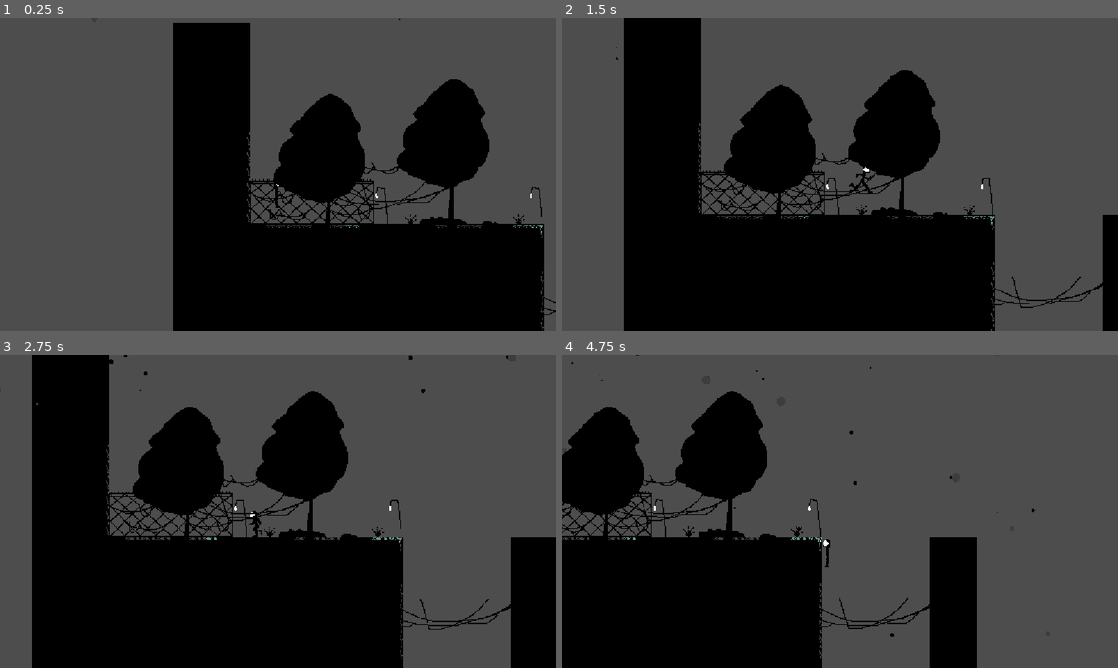
Above: before the commit, frames 1-4 (two rows, left to right).
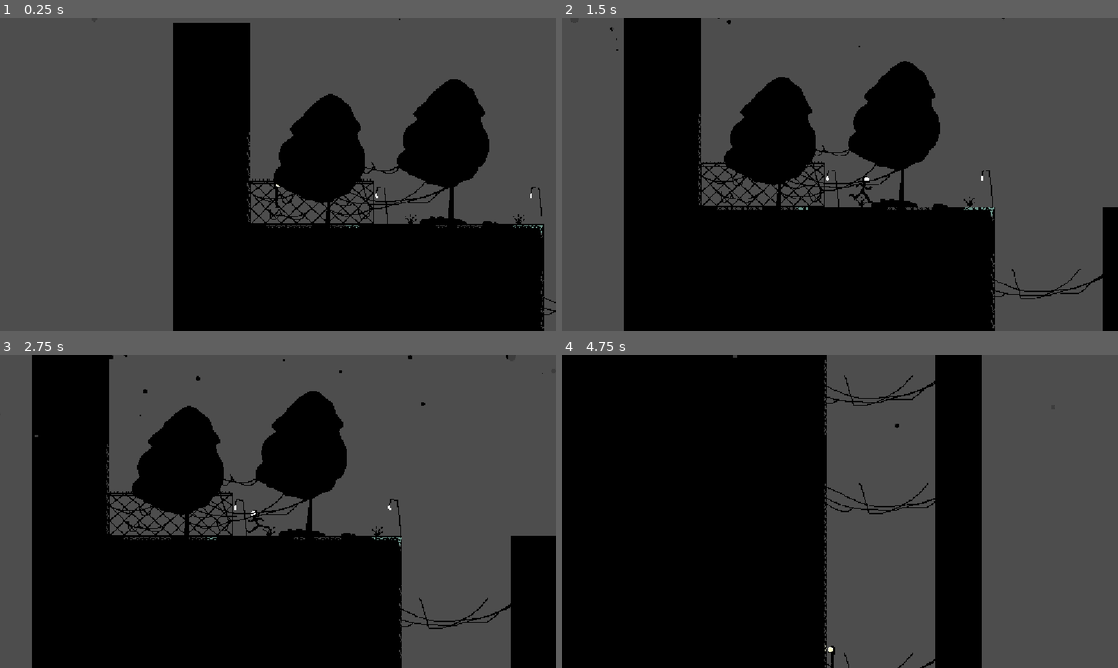
Above: after the commit, the same moments.

Repository: RainbowDash0804/Haven-Game
Game: Godot game, scene res://world.tscn
Same seed, same stepped clock (60 frames per second), same inputs: the game is played once before the commit and once after it. Before the commit the project has no main scene; this scene is started directly in both runs.
Inputs:
- Up to frame 1 (0.25 s): no input
- Up to frame 2 (1.5 s): tap Enter (ui_accept) at 0.5, 0.6, 0.77, 1.07, 1.35 s; hold Right (ui_right) from 0.53 s (still down)
- Up to frame 3 (2.75 s): tap Enter (ui_accept) at 1.52, 1.82, 2.1 s; release Right (ui_right) at 2.03 s; hold Left (ui_left) from 2.03 s (still down)
- Up to frame 4 (4.75 s): release Left (ui_left) at 2.78 s; hold Right (ui_right) 2.78-4.28 s; tap Enter (ui_accept) at 2.85, 3.02, 3.32, 3.6, 3.77, 4.07, 4.35, 4.52 s; hold Left (ui_left) from 4.28 s (still down)

The runs differ from the first frame. In frame 1, 0.1% of the frame differs, in the area x 44-100%, y 22-100%; in frame 2, 4.9%; in frame 3, 1.7%; in frame 4, 26%, in the area x 0-89%, y 0-100%.

Commit message:
bouncing

Diff:
--- a/bounce/bounce_man.tscn
+++ b/bounce/bounce_man.tscn
@@ -1,7 +1,7 @@
 [gd_scene format=3 uid="uid://drd5key3beu8a"]
 
 [ext_resource type="Texture2D" uid="uid://cj4ahg1737uli" path="res://New Piskel (1).png" id="1_7soc0"]
-[ext_resource type="Script" uid="uid://cnlomgcgwvw8b" path="res://character_body_2d.gd" id="1_53rx0"]
+[ext_resource type="Script" uid="uid://dtylbycm53x2u" path="res://movement.gd" id="1_53rx0"]
 [ext_resource type="Texture2D" uid="uid://i050ywhvfapa" path="res://circle-symbol-graphic-free-png.webp" id="2_53rx0"]
 
 [sub_resource type="RectangleShape2D" id="RectangleShape2D_6hadj"]
--- a/bounce/character_body_2d.gd
+++ /dev/null
@@ -1,44 +0,0 @@
-extends CharacterBody2D
-
-
-const SPEED = 300.0
-const JUMP_VELOCITY = -400.0
-@onready var animated_sprite_2d: AnimatedSprite2D = $AnimatedSprite2D
-const acceleration = 1.2
-
-
-
-
-func _physics_process(delta: float) -> void:
-	# Add the gravity.
-	if not is_on_floor():
-		velocity += get_gravity() * delta
-		animated_sprite_2d.animation = "Jump"
-
-
-	if velocity.x > 1 or velocity.x < -1:
-		$AnimatedSprite2D.animation = "Move"
-	else:
-		$AnimatedSprite2D.animation = "Idle"
-
-
-
-	# Handle jump.
-	if Input.is_action_just_pressed("ui_accept") and is_on_floor():
-		velocity.y = JUMP_VELOCITY
-
-
-	# Get the input direction and handle the movement/deceleration.
-	# As good practice, you should replace UI actions with custom gameplay actions.
-	var direction := Input.get_axis("ui_left", "ui_right")
-	if direction:
-		velocity.x = direction * SPEED
-	else:
-		velocity.x = move_toward(velocity.x, 0, SPEED)
-
-	move_and_slide()
-
-	if direction == 1.0:
-		animated_sprite_2d.flip_h = false
-	if direction == -1.0:
-		animated_sprite_2d.flip_h = true
--- /dev/null
+++ b/bounce/movement.gd
@@ -0,0 +1,100 @@
+extends CharacterBody2D
+
+const JUMP_VELOCITY = -400.0
+var fall_speed = 1000.0
+var dive_speed = 3000.0
+@onready var animated_sprite_2d: AnimatedSprite2D = $AnimatedSprite2D
+
+var ground_speed = 300.0
+var ground_acceleration = 1.0
+var prev_y = 0.0
+
+enum MovementStates {
+	IDLE,
+	WALKING,
+	FALLING,
+	DIVING,
+}
+var state = MovementStates.IDLE
+var diving = false
+var bounce = false
+
+func handle_movement_states(delta):
+	var direction := Input.get_axis("ui_left", "ui_right")
+	match state:
+		MovementStates.IDLE:
+			velocity.x = move_toward(velocity.x, 0, ground_speed)
+		MovementStates.WALKING:
+			if direction:
+				velocity.x = direction * ground_speed
+				ground_speed += direction * ground_acceleration
+		MovementStates.FALLING:
+			velocity.x = direction * ground_speed
+			velocity += get_gravity().normalized() * fall_speed * delta
+		MovementStates.DIVING:
+			velocity.x = direction * ground_speed
+			velocity += get_gravity().normalized() * dive_speed * delta
+			if bounce:
+				velocity.y = prev_y * -0.5
+				print(velocity.y)
+				bounce = false
+
+func transition_movement_states(new_state: MovementStates) -> MovementStates:
+	match new_state:
+		MovementStates.IDLE:
+			ground_speed = 300.0
+			return MovementStates.IDLE
+		MovementStates.WALKING:
+			return MovementStates.WALKING
+		MovementStates.FALLING:
+			return MovementStates.FALLING
+		MovementStates.DIVING:
+			return MovementStates.DIVING
+	return MovementStates.IDLE
+
+func _physics_process(delta: float) -> void:
+	var new_state = state
+	# Add the gravity.
+	if not is_on_floor():
+		animated_sprite_2d.animation = "Jump"
+
+	if velocity.x > 1 or velocity.x < -1:
+		$AnimatedSprite2D.animation = "Move"
+	else:
+		new_state = MovementStates.IDLE
+		$AnimatedSprite2D.animation = "Idle"
+
+	var direction := Input.get_axis("ui_left", "ui_right")
+	if is_on_floor():
+		diving = false
+		if prev_y > 100.0 and state == MovementStates.DIVING and not bounce:
+			print(prev_y)
+			bounce = true
+			new_state = MovementStates.DIVING
+		elif direction:
+			new_state = MovementStates.WALKING
+		else:
+			new_state = MovementStates.IDLE
+		if Input.is_action_just_pressed("ui_accept"):
+			velocity.y = JUMP_VELOCITY
+	else:
+		if Input.is_action_just_pressed("ui_accept"):
+			diving = true
+		if diving:
+			new_state = MovementStates.DIVING
+		else:
+			new_state = MovementStates.FALLING
+
+	if direction == 1.0:
+		animated_sprite_2d.flip_h = false
+	if direction == -1.0:
+		animated_sprite_2d.flip_h = true
+
+
+
+	state = transition_movement_states(new_state)
+	handle_movement_states(delta)
+
+	prev_y = velocity.y
+
+	move_and_slide()
--- a/bounce/project.godot
+++ b/bounce/project.godot
@@ -11,6 +11,7 @@
 [application]
 
 config/name="Bounce"
+run/main_scene="uid://16xrk017pjdl"
 config/features=PackedStringArray("4.7", "Forward Plus")
 config/icon="res://icon.svg"
 
Not shown, removed: bounce/character_body_2d.gd.uid
Not shown, added: bounce/movement.gd.uid
